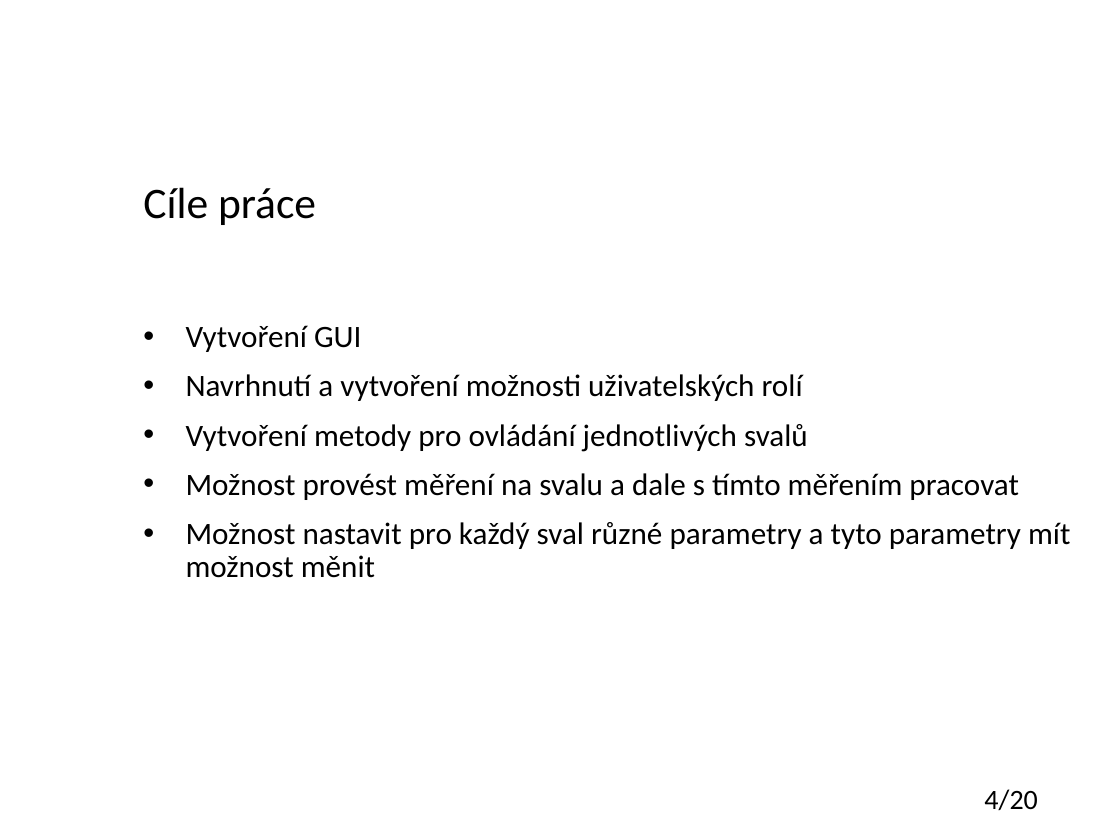
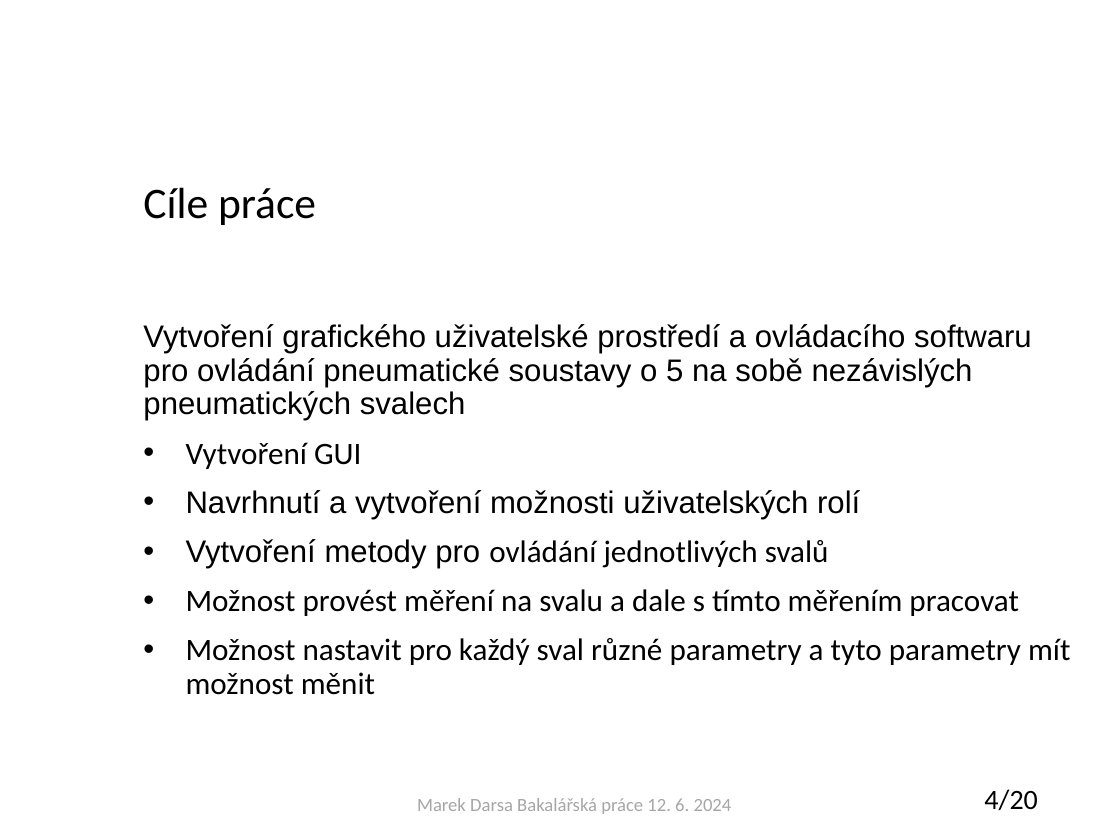
Before and after one commit to IronKnee22/Bakalarka, a slide deck: slide 4 of Obhajoba_darsamar.pptx. Drawn at 1120x840 pixels with LibreOffice and Linux fonts; fonts in the diff are those of the drawing; background and template pictures are left out. Boxes give left, top, right and bottom in pixels: in the first picture for what was removed or moved away, otherwise in the second. Text is boxed around its words. In the diff, an @@ line names an element or a change of style, - is before the commit and + after.

```diff
--- a/Obhajoba_darsamar.pptx
+++ b/Obhajoba_darsamar.pptx
@@ text at [143, 324, 1032, 421]: paragraph added @@
+Vytvoření grafického uživatelské prostředí a ovládacího softwaru pro ovládání pneumatické soustavy o 5 na sobě nezávislých pneumatických svalech
@@ text at [186, 490, 860, 568]: font Calibri to Arial in "Navrhnutí a vytvoření možnosti uživatelských rolí", "Vytvoření metody pro" @@
@@ text added at [417, 798, 732, 814], 12 pt, text #A6A6A6 @@
+Marek Darsa Bakalářská práce 12. 6. 2024
```
Also in this commit, not shown: 9 other slides changed, 1 slide added, 1 slide removed.
